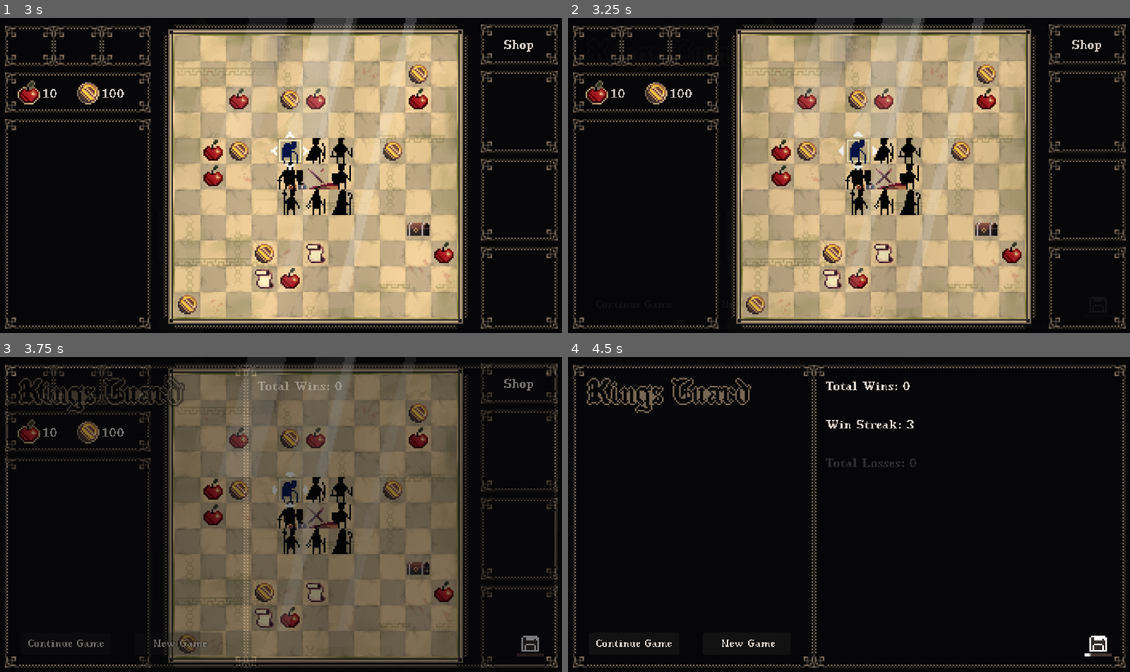
Above: before the commit, frames 1-4 (two rows, left to right).
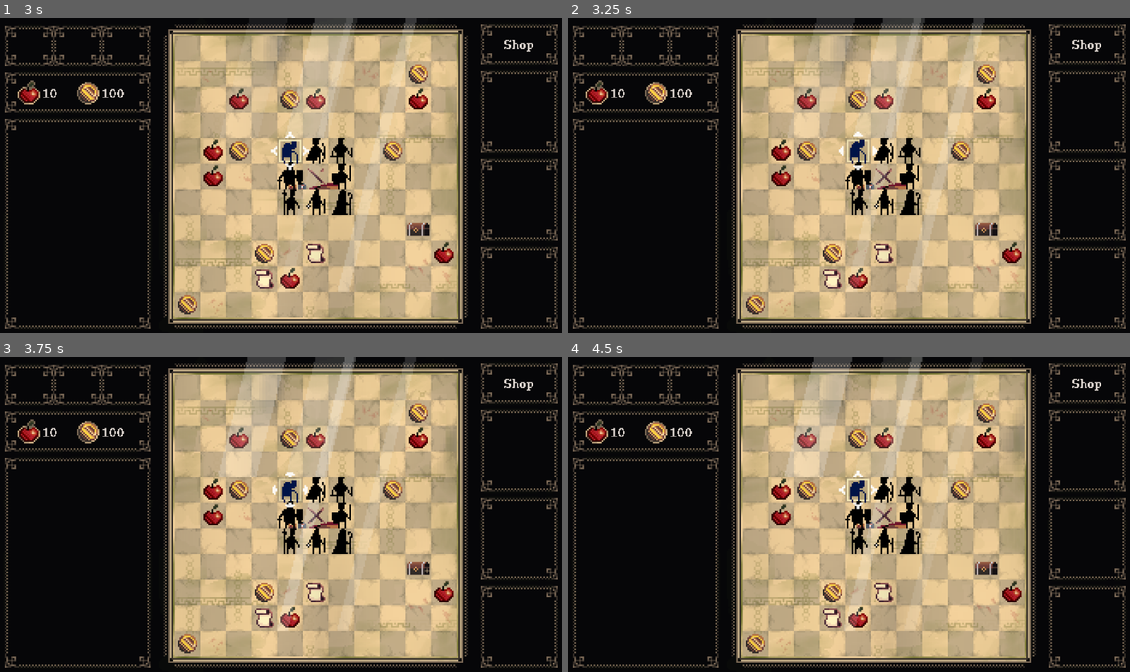
Above: after the commit, the same moments.

Repository: ibirothe/kings-rescue
Game: Godot game, scene res://Scenes/Level.tscn
Two runs of this game, one before a commit and one after it. Both use one fixed random seed, a clock stepped at 60 frames per second and the inputs below. Sound files missing from this copy of the repository are replaced by a short silence.
Inputs (mouse positions are in pixels of both pictures, inside the frame that each line leads up to):
- Up to frame 1 (3 s): move the mouse to (292, 150) at 0.52 s; tap D (Delete) at 0.6, 2.85 s; click (292, 150) at 0.67 s; tap L (Magic) at 1.35 s; click (292, 150) at 1.42 s; click (292, 150) at 2.1 s; click (292, 150) at 2.92 s
- Up to frame 2 (3.25 s): no input
- Up to frame 3 (3.75 s): click (179, 643) at 3.5 s, where only the run before the commit has a clickable "New Game"
- Up to frame 4 (4.5 s): click (747, 643) at 4.25 s, where only the run before the commit has a clickable "New Game"

Frame 1 is identical in both runs. In frame 2, less than 0.1% of the frame differs, in the area x 30-37%, y 89-93%; in frame 3, 51%; in frame 4, 55%, in the area x 0-100%, y 0-99%.
Error after the commit: Invalid operands 'Array' and 'String' in operator '+'. (res://Scripts/game_manager.gd:213)

Commit message:
dog texts

Diff:
--- a/kings-rescue/Scripts/txt.gd
+++ b/kings-rescue/Scripts/txt.gd
@@ -1,10 +1,11 @@
 extends Node
 
 var party_end = {
-	"flee": "The King hath fled, the traitors dangle, and order is restored. Dost thou sleep soundly now, oh righteous one? \n \n \nHistory keeps repeating itself - but do not despair. A safe haven awaits you somewhere… or perhaps only deeper misery.",
-	"starvation": "Your food stores are depleted. The soldiers begin to fall one by one - and soon, the king does as well. If you only listened to my instructions... \n \n \nYou can find Food Rations in the Shop or use Soldiers to collect your favorite Food.",
-	"assasination": "Without cautious eyes watching, the assassins were able to kill the King. Your mission failed, the King is dead. Long live the King! \n \n \nBut fear not—we never seem to run out of monarchs. Strangely, the same goes for Assassins. Best keep a watchful eye on their every move!",
-	"trap": "You managed to stop the Assassins from killing the King... by doing it yourself. \n \n \nWe disregard any legal consequences - after all, someone must lead the Kings Guard. Although we cannot deny having employed better personnel in the past."
+	"flee": ["The King hath fled, the traitors dangle, and order is restored. Dost thou sleep soundly now, oh righteous one? \n \n \nHistory keeps repeating itself - but do not despair. A safe haven awaits you somewhere… or perhaps only deeper misery."],
+	"starvation": ["Your food stores are depleted. The soldiers begin to fall one by one - and soon, the king does as well. If you only listened to my instructions... \n \n \nYou can find Food Rations in the Shop or use Soldiers to collect your favorite Food."],
+	"assasination": ["Without cautious eyes watching, the assassins were able to kill the King. Your mission failed, the King is dead. Long live the King! \n \n \nBut fear not—we never seem to run out of monarchs. Strangely, the same goes for Assassins. Best keep a watchful eye on their every move!"],
+  "dog": ["A particularly loud bark startled him so badly that he suffered a fatal stroke mid-scream.", "The sheer audacity of being bitten by a stray dog sent his royal heart into overdrive, killing him before a single wound could fester.", "The sight of the filthy creatures gnawing at his royal flesh triggered a noble-blood allergy so severe that his throat swelled shut on the spot."],
+	"trap": ["You managed to stop the Assassins from killing the King... by doing it yourself. \n \n \nWe disregard any legal consequences - after all, someone must lead the Kings Guard. Although we cannot deny having employed better personnel in the past."]
 }
 
 var ingame = {
